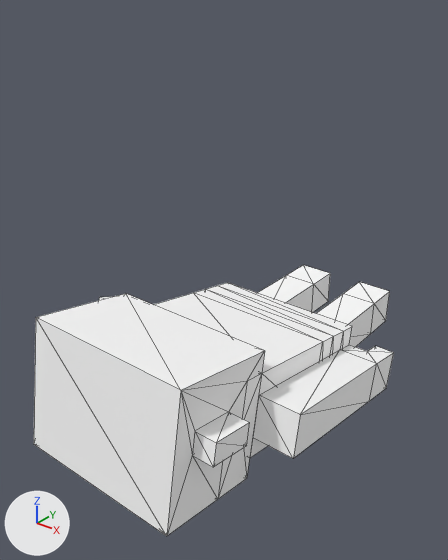
A saved change to the FBX model SheriffWest/Assets/Models/Meshes/Cowboys/bandit.fbx.
Rendered twice from a 50 mm camera at (1.59, -3.08, 1.87) aimed at (-0.09, -0.98, 0.57). The lights are fixed; the arrows at lower left show +X, +Y and +Z. Both versions are drawn at frame 11 of the action 'Death'; the numbers are the values there. Mesh edges are drawn as thin lines.

The first picture shows 'Bandit'.
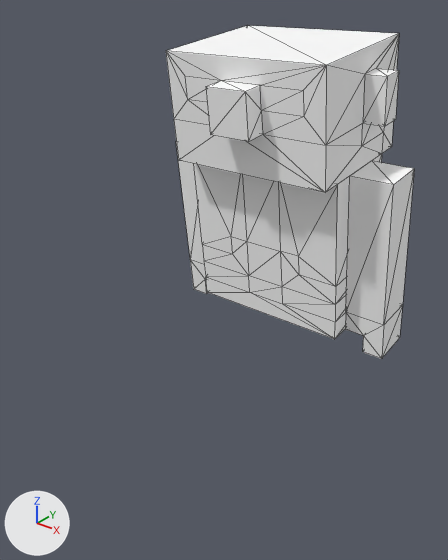
Where the change shows, as pixel boxes [x1, y1, x2, y2] in the pictures (448 x 560 px; the box of a moved part takes in the faces that stretch with it):
'Bandit', reshaped (31% narrower, 23% taller)
    before: [34, 265, 394, 536]
    after: [166, 26, 414, 359]
part 1 of me_plane_tex_012, moved or reshaped
    before: [154, 283, 352, 458]
    after: [194, 154, 382, 339]
part 2 of me_plane_tex_012, moved or reshaped (not visible afterwards)
    before: [316, 282, 390, 347]
part 3 of me_plane_tex_012, moved or reshaped (not visible afterwards)
    before: [258, 265, 330, 312]
part 4 of me_plane_tex_012, moved or reshaped
    before: [253, 345, 394, 458]
    after: [345, 161, 414, 359]
part 5 of me_plane_tex_012, moved or reshaped
    before: [99, 296, 114, 300]
    after: [176, 142, 208, 294]
part 6 of me_plane_tex_012, moved or reshaped
    before: [34, 293, 265, 536]
    after: [166, 26, 399, 193]

Patch to the scene script:
```diff
--- a/SheriffWest/Assets/Models/Meshes/Cowboys/bandit.fbx.py
+++ b/SheriffWest/Assets/Models/Meshes/Cowboys/bandit.fbx.py
@@ me_plane_tex_012 @@
 me_plane_tex_012.from_pydata(...)  # 140 vertices, 256 faces; spans x -0.6..0.6, y -1.93..0.1, z -0.47..0.62
 # used by ob_bandit; location = (0.0, 0.0, 0.0)
+# me_plane_tex_012 part 1: the loose piece of 34 vertices spanning x -0.4..0.4, y -1.42..-0.57, z -0.1..0.44 is turned -73 degrees about the x axis through its middle, then moved by (0.0, 0.4, 0.56)
+# me_plane_tex_012 part 2: the loose piece of 12 vertices spanning x 0.1..0.3, y -0.6..0.1, z 0.0..0.2 is turned -21.2 degrees about the x axis through its middle, then moved by (0.0, 0.03, 0.1)
+# me_plane_tex_012 part 3: the loose piece of 12 vertices spanning x -0.3..-0.1, y -0.6..0.1, z 0.0..0.2 is turned -21.2 degrees about the x axis through its middle, then moved by (0.0, 0.03, 0.1)
+# me_plane_tex_012 part 4: the loose piece of 16 vertices spanning x 0.4..0.6, y -1.41..-0.48, z -0.02..0.34 is turned -73 degrees about the x axis through its middle, then moved by (0.0, 0.36, 0.52)
+# me_plane_tex_012 part 5: the loose piece of 16 vertices spanning x -0.6..-0.4, y -1.64..-1.14, z -0.47..0.45 is turned 27 degrees about the x axis through its middle, then moved by (0.0, 0.8, 0.69)
+# me_plane_tex_012 part 6: the loose piece of 50 vertices spanning x -0.5..0.5, y -1.93..-1.34, z -0.12..0.62 is turned -73 degrees about the x axis through its middle, then moved by (0.0, 0.93, 1.11)
 me_plane_tex_012.materials.append(mat_bandit)
```
